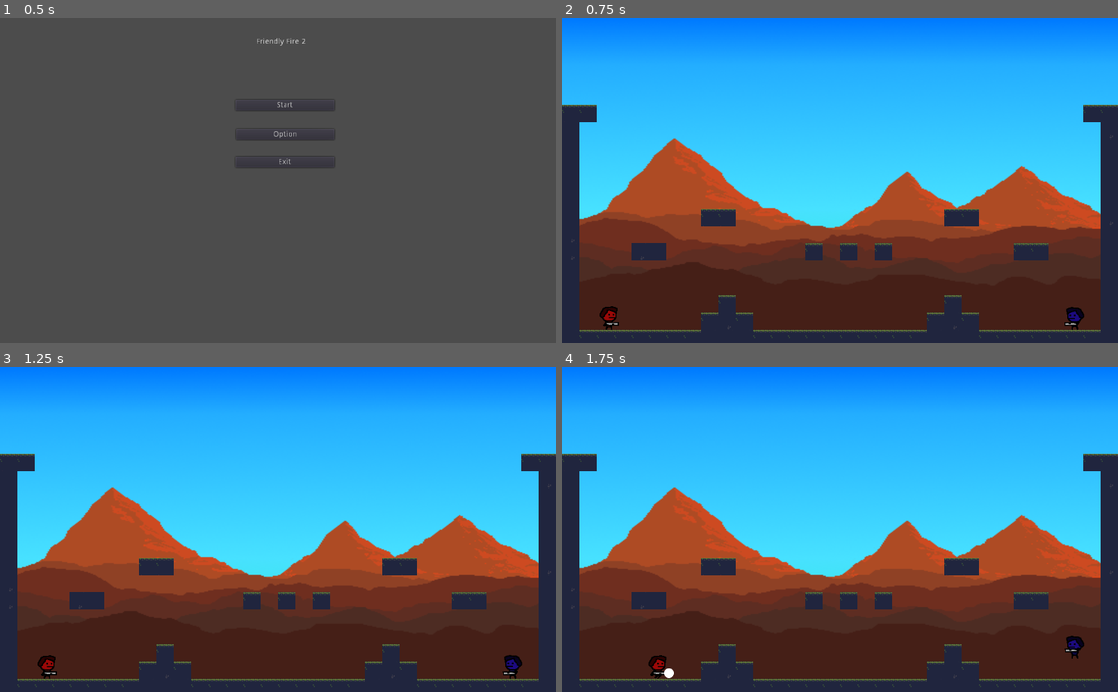
Above: before the commit, frames 1-4 (two rows, left to right).
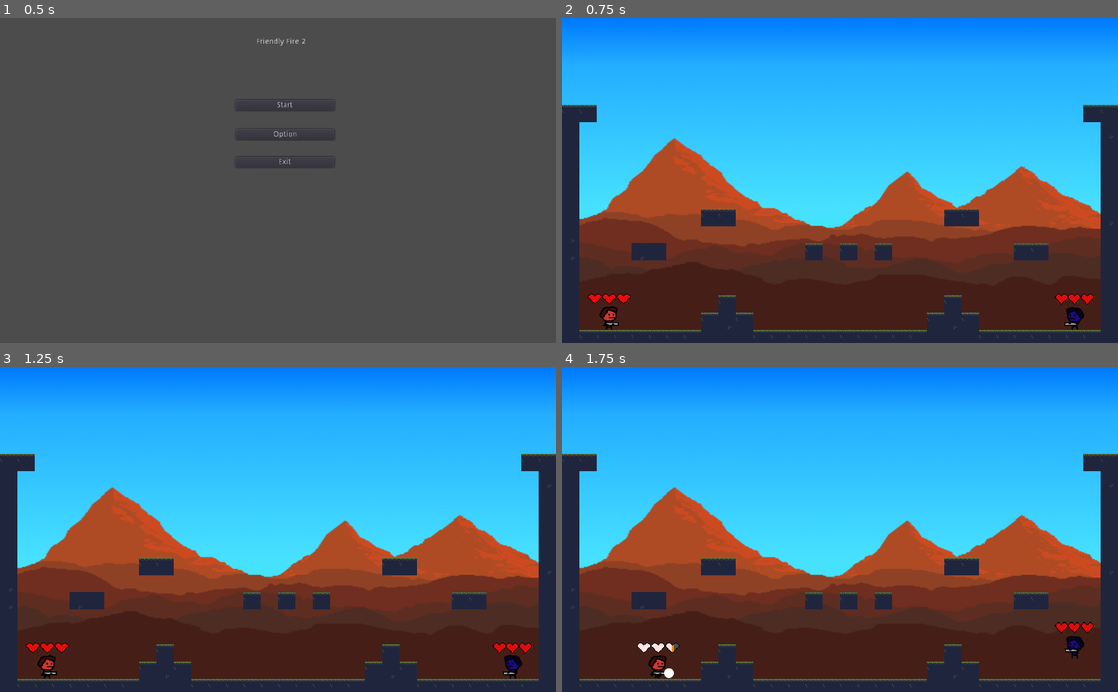
Above: after the commit, the same moments.

Repository: Toefge/InteraktiveSysteme
Game: Godot game, scene res://Menu.tscn
Two runs of this game, one before a commit and one after it. Both use one fixed random seed, a clock stepped at 60 frames per second and the inputs below.
Inputs (mouse positions are in pixels of both pictures, inside the frame that each line leads up to):
- Up to frame 1 (0.5 s): no input
- Up to frame 2 (0.75 s): click "Start" at 0.5 s
- Up to frame 3 (1.25 s): no input
- Up to frame 4 (1.75 s): tap Enter (fire02) at 1.25 s; move the mouse to (962, 513) at 1.27 s; hold D (right) from 1.28 s (still down); hold Space (fire) from 1.28 s (still down); tap Up (ui_up) at 1.52 s

Frame 1 is identical in both runs. In frame 2, 0.3% of the frame differs, in the area x 4-96%, y 84-95%; in frame 3, 0.3%; in frame 4, 0.3%.

Commit message:
HealthBars + Tweens + Player 1 Farbe Fix

Diff:
--- a/Area2D.tscn
+++ b/Area2D.tscn
@@ -1,7 +1,8 @@
 [gd_scene load_steps=4 format=2]
 
 [ext_resource path="res://assets/sBullet_strip2.png" type="Texture" id=1]
-[ext_resource path="res://Bullet.gd" type="Script" id=2]
+[ext_resource path="res://Scripts/Bullet.gd" type="Script" id=2]
+
 
 [sub_resource type="RectangleShape2D" id=1]
 extents = Vector2( 8.2253, 5.3206 )
--- /dev/null
+++ b/HealthBar/HealthBarScript.gd
@@ -0,0 +1,47 @@
+extends Control
+
+onready var health_bar = $HealthBar
+onready var tweenBar = $TweenBar
+onready var update_tween = $UpdateTween
+onready var pulse_tween = $PulseTween
+
+
+export (Color) var damage_color = Color.red
+export (Color) var pulse_color = Color.white
+
+export (float, 0, 1, 0.05) var danger = 0.5
+export (float, 0, 1, 0.05) var gotHit = 1
+export (bool) var will_pulse = false
+
+
+
+func _assignHealth():
+	get_parent().get("max_health")
+	health_bar.max_value = get_parent().max_health
+	tweenBar.max_value = get_parent().max_health
+
+
+func _on_health_updated():
+	var playerHealth = get_parent().health
+	health_bar.value = playerHealth
+	update_tween.interpolate_property(tweenBar, "value", tweenBar.value, playerHealth, 0.4, Tween.TRANS_SINE, Tween.EASE_IN_OUT)
+	update_tween.start()
+	_assign_color(playerHealth)
+
+func _assign_color(playerHealth):
+	if playerHealth < health_bar.max_value * gotHit:
+		pulse_tween.interpolate_property(health_bar, "tint_progress", pulse_color, damage_color, 1, Tween.TRANS_SINE, Tween.EASE_IN_OUT)
+		pulse_tween.start()
+	if playerHealth < health_bar.max_value * danger:
+		pulse_tween
+
+
+
+#func _on_max_health_updated(max_health):
+#	health_bar.max_value = max_health
+
+func _ready():
+	_assignHealth()
+
+#func _process(delta):
+#	_on_health_updated()
--- /dev/null
+++ b/HealthBar/Hp.tscn
@@ -0,0 +1,38 @@
+[gd_scene load_steps=4 format=2]
+
+[ext_resource path="res://HealthBar/HealthFull.png" type="Texture" id=1]
+[ext_resource path="res://HealthBar/HealthEmpty.png" type="Texture" id=2]
+[ext_resource path="res://HealthBar/HealthBorder.png" type="Texture" id=3]
+
+[node name="HealthBar" type="Control"]
+anchor_right = 1.0
+anchor_bottom = 1.0
+__meta__ = {
+"_edit_use_anchors_": false
+}
+
+[node name="TweenBar" type="TextureProgress" parent="."]
+margin_right = 2686.0
+margin_bottom = 809.0
+value = 50.0
+texture_under = ExtResource( 2 )
+texture_progress = ExtResource( 1 )
+tint_progress = Color( 0.94902, 0.545098, 0.0313726, 1 )
+__meta__ = {
+"_edit_use_anchors_": false
+}
+
+[node name="HealthBar" type="TextureProgress" parent="."]
+margin_right = 2686.0
+margin_bottom = 809.0
+value = 50.0
+texture_over = ExtResource( 3 )
+texture_progress = ExtResource( 1 )
+tint_progress = Color( 0.905882, 0.054902, 0.054902, 1 )
+__meta__ = {
+"_edit_use_anchors_": false
+}
+
+[node name="UpdateTween" type="Tween" parent="."]
+
+[node name="PulseTween" type="Tween" parent="."]
--- a/Menu.tscn
+++ b/Menu.tscn
@@ -42,6 +42,5 @@
 margin_right = 616.0
 margin_bottom = 275.92
 text = "Exit"
-
 [connection signal="pressed" from="ButtonStart" to="." method="_on_ButtonStart_pressed"]
 [connection signal="pressed" from="ButtonExit" to="." method="_on_ButtonExit_pressed"]
--- a/Player1/player1.gd
+++ b/Player1/player1.gd
@@ -19,6 +19,9 @@
 onready var health = max_health setget _set_health
 #onready var invulnerability_timer = $InvulnerabilityTimer
 onready var Hitbox = $Hitbox
+
+#HealthBar
+var healthBar = preload("res://HealthBar/HealthBarScript.gd")
 
 
 func _physics_process(delta):
@@ -99,6 +102,7 @@
 	health = clamp(value, 0, max_health)
 	if health != prev_health:
 		emit_signal("health_updated", health)
+		$HealthBar._on_health_updated()
 		if health == 0:
 			kill()
 			emit_signal("killed")
--- a/Player1/player1.tscn
+++ b/Player1/player1.tscn
@@ -7,7 +7,9 @@
 [ext_resource path="res://assets/sPlayer_a_strip2.png" type="Texture" id=5]
 [ext_resource path="res://assets/sPlayer2.png" type="Texture" id=6]
 [ext_resource path="res://assets/sGun.png" type="Texture" id=7]
-[ext_resource path="res://HitBoxScript.gd" type="Script" id=8]
+[ext_resource path="res://Scripts/HitBoxScript.gd" type="Script" id=8]
+[ext_resource path="res://HealthBar/Hp.tscn" type="PackedScene" id=9]
+[ext_resource path="res://HealthBar/HealthBarScript.gd" type="Script" id=10]
 
 [sub_resource type="RectangleShape2D" id=1]
 extents = Vector2( 8.02926, 15.5354 )
@@ -75,6 +77,7 @@
 [node name="RigidBody2D" type="RigidBody2D" parent="."]
 
 [node name="Sprite" type="AnimatedSprite" parent="."]
+modulate = Color( 0.941176, 0.309804, 0.309804, 1 )
 position = Vector2( 0.629982, -8.2301 )
 frames = SubResource( 8 )
 animation = "idle"
@@ -107,3 +110,11 @@
 rotation = -1.5708
 enabled = true
 cast_to = Vector2( 0, 15 )
+
+[node name="HealthBar" parent="." instance=ExtResource( 9 )]
+margin_left = -40.1228
+margin_top = -53.9617
+margin_right = -40.1228
+margin_bottom = -53.9617
+rect_scale = Vector2( 0.0307513, 0.0282296 )
+script = ExtResource( 10 )
--- a/Player2/player 2.gd
+++ b/Player2/player 2.gd
@@ -99,6 +99,7 @@
 	health = clamp(value, 0, max_health)
 	if health != prev_health:
 		emit_signal("health_updated", health)
+		$HealthBar._on_health_updated()
 		if health == 0:
 			kill()
 			emit_signal("killed")
--- a/Player2/player 2.tscn
+++ b/Player2/player 2.tscn
@@ -1,6 +1,6 @@
-[gd_scene load_steps=19 format=2]
+[gd_scene load_steps=21 format=2]
 
-[ext_resource path="res://HitBoxScript.gd" type="Script" id=1]
+[ext_resource path="res://Scripts/HitBoxScript.gd" type="Script" id=1]
 [ext_resource path="res://Player2/player 2.gd" type="Script" id=2]
 [ext_resource path="res://assets/sPlayer.png" type="Texture" id=3]
 [ext_resource path="res://assets/sPlayer_r_strip4.png" type="Texture" id=4]
@@ -8,6 +8,8 @@
 [ext_resource path="res://assets/sPlayer2.png" type="Texture" id=6]
 [ext_resource path="res://assets/sGun.png" type="Texture" id=7]
 [ext_resource path="res://Player2/GunPlayer2.gd" type="Script" id=8]
+[ext_resource path="res://HealthBar/Hp.tscn" type="PackedScene" id=9]
+[ext_resource path="res://HealthBar/HealthBarScript.gd" type="Script" id=10]
 
 [sub_resource type="RectangleShape2D" id=1]
 extents = Vector2( 11.2877, 15.633 )
@@ -134,3 +136,11 @@
 rotation = -1.5708
 scale = Vector2( -0.865, 0.266 )
 enabled = true
+
+[node name="HealthBar" parent="." instance=ExtResource( 9 )]
+margin_left = -37.7549
+margin_top = -53.8009
+margin_right = -37.7549
+margin_bottom = -53.8009
+rect_scale = Vector2( 0.0278006, 0.0296184 )
+script = ExtResource( 10 )
--- a/bullet.tscn
+++ b/bullet.tscn
@@ -1,8 +1,9 @@
 [gd_scene load_steps=6 format=2]
 
 [ext_resource path="res://assets/sBullet_strip2.png" type="Texture" id=1]
-[ext_resource path="res://Bullet.gd" type="Script" id=2]
+[ext_resource path="res://Scripts/Bullet.gd" type="Script" id=2]
 [ext_resource path="res://Scripts/DamageArea.gd" type="Script" id=3]
+
 
 [sub_resource type="RectangleShape2D" id=1]
 extents = Vector2( 8.2253, 5.3206 )
--- a/game.tscn
+++ b/game.tscn
@@ -284,6 +284,7 @@
 tile_data = PoolIntArray( 327680, 4, 0, 327681, 4, 0, 327710, 4, 0, 327711, 4, 0, 393216, 11, 0, 393247, 7, 0, 458752,  …(1078 unchanged characters)…
 
 [node name="player1" parent="." instance=ExtResource( 4 )]
+modulate = Color( 1, 1, 1, 1 )
 position = Vector2( 85.7289, 548.912 )
 speed = Vector2( 200, 1000 )
 gravity = 2500.0
--- a/project.godot
+++ b/project.godot
@@ -12,7 +12,7 @@
 "base": "Area2D",
 "class": "Hitbox",
 "language": "GDScript",
-"path": "res://HitBoxScript.gd"
+"path": "res://Scripts/HitBoxScript.gd"
 }, {
 "base": "Node",
 "class": "StateMachine",
Binary file added: HealthBar/HealthBorder.png
Not shown, added: HealthBar/HealthBorder.png.import
Binary file added: HealthBar/HealthEmpty.png
Not shown, added: HealthBar/HealthEmpty.png.import
Binary file added: HealthBar/HealthFull.png
Not shown, added: HealthBar/HealthFull.png.import
Not shown: 1 places in Player1/player1.tscn that only renumber resources
Renamed: Bullet.gd -> Scripts/Bullet.gd
Renamed: HitBoxScript.gd -> Scripts/HitBoxScript.gd
Binary file added: favicon.png
Not shown, added: favicon.png.import
Binary file added: shooter.png
(and 3 more such lines)
